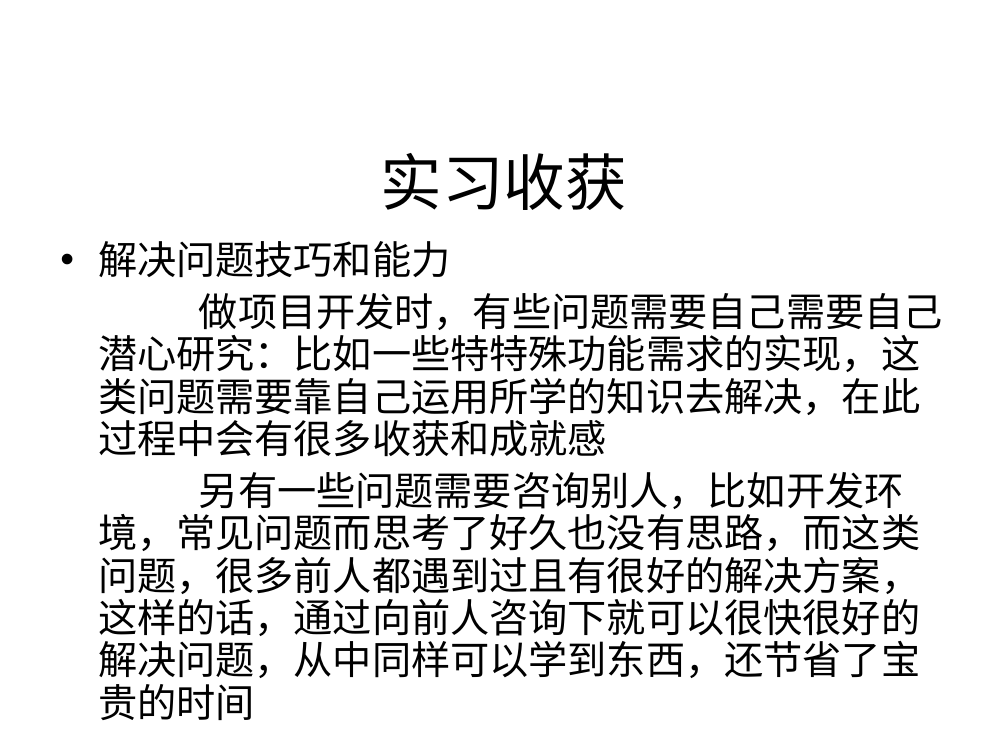
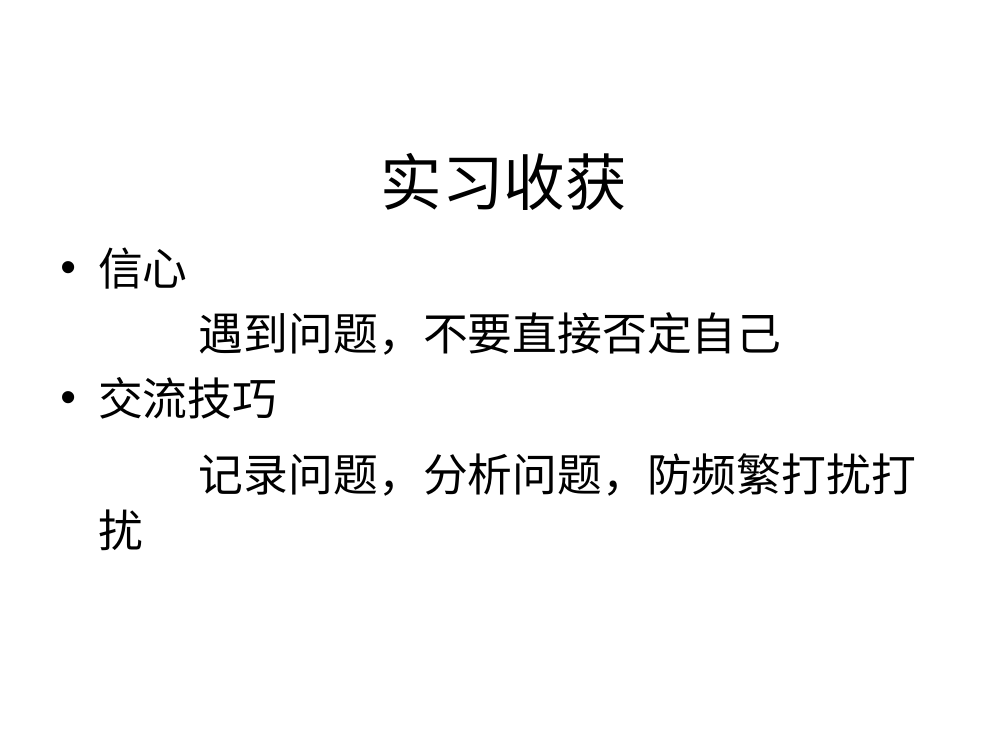
Before and after one commit to liaoliaoanxiao/mediumRepy, a slide deck: slide 15 of 中期答辩.ppt (slide 17 before the commit). Drawn at 1008x756 pixels with LibreOffice and Linux fonts; fonts in the diff are those of the drawing; background and template pictures are left out. Boxes give left, top, right and bottom in pixels: in the first picture for what was removed or moved away, otherwise in the second. Text is boxed around its words. In the diff, an @@ line names an element or a change of style, - is before the commit and + after.

```diff
--- a/中期答辩.ppt
+++ b/中期答辩.ppt
@@ text at [98,247,916,496]: text changed; size 28 to 32 pt @@
-• 解决问题技巧和能力
-做项目开发时，有些问题需要自己需要自己潜心研究：比如一些特特殊功能需求的实现，这类问题需要靠自己运用所学的知识去解决，在此过程中会有很多收获和成就感
-另有一些问题需要咨询别人，比如开发环境，常见问题而思考了好久也没有思路，而这类问题，很多前人都遇到过且有很好的解决方案，这样的话，通过向前人咨询下就可以很快很好的解决问题，从中同样可以学到东西，还节省了宝贵的时间
+• 信心
+遇到问题，不要直接否定自己
+• 交流技巧
+记录问题，分析问题，防频繁打扰打扰
```
Also in this commit, not shown: 4 other slides changed, 1 slide added, 4 slides removed, 1 other file.
